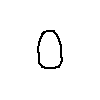
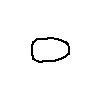
Layer changes from the first 100×100 image to the second:
removed layer "head1" over [37, 30, 63, 69]
renamed "head" to "head1", painted on it over [31, 31, 70, 68]
